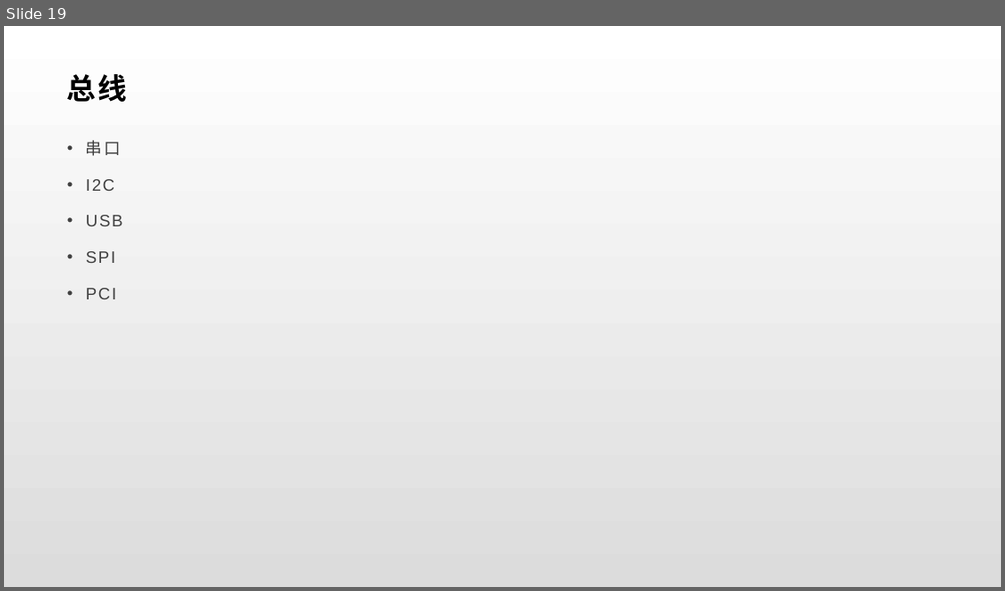
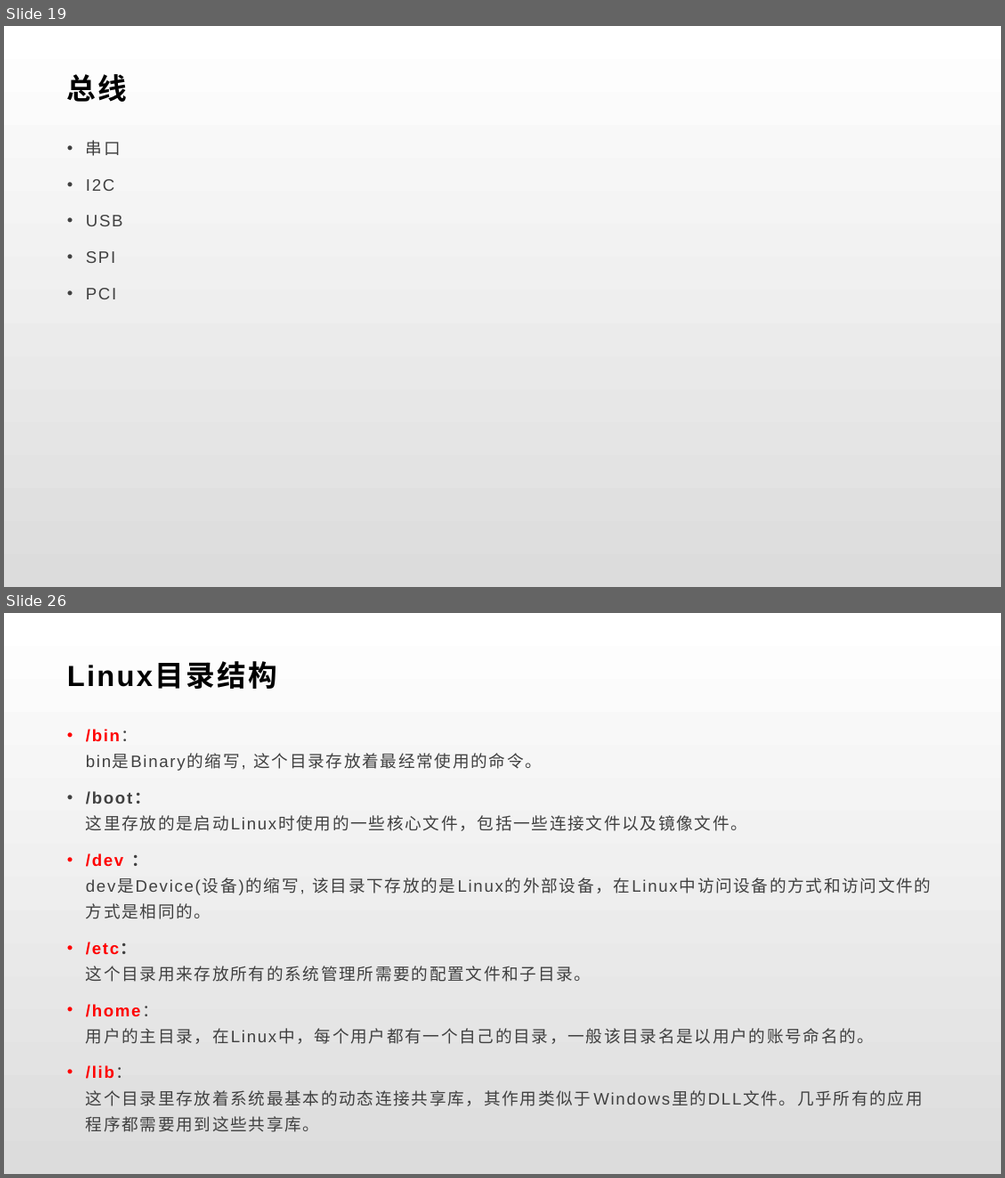
Before and after one commit to BrillianceRen/HanHua, a slide deck: brilliance/嵌入式.pptx. Shown one above the other, each under a label of ours: slide 19 before the commit, slides 19 and 26 after it; the slides between them are not shown. The pictures are 1005x591 and 1005x1178 pixels, drawn with LibreOffice and Linux fonts; fonts in the diff are those of the drawing. Boxes give left, top, right and bottom in pixels: in the first picture for what was removed or moved away, otherwise in the second. Text is boxed around its words. In the diff, an @@ line names an element or a change of style, - is before the commit and + after.

```diff
--- a/brilliance/嵌入式.pptx
+++ b/brilliance/嵌入式.pptx
@@ slide 26 added at [4, 613, 1001, 1174], background gradient #FFFFFF to #DCDCDC @@
@@ title added at [67, 663, 277, 689], 28 pt, text #000000, bold @@
+Linux目录结构
@@ text added at [86, 729, 922, 1132], 16 pt, text #404040 @@
+• /bin：
+  bin是Binary的缩写, 这个目录存放着最经常使用的命令。
+• /boot：
+  这里存放的是启动Linux时使用的一些核心文件，包括一些连接文件以及镜像文件。
+• /dev ：
+  dev是Device(设备)的缩写, 该目录下存放的是Linux的外部设备，在Linux中访问设备的方式和访问文件的方式是相同的。
+• /etc：
+  这个目录用来存放所有的系统管理所需要的配置文件和子目录。
+• /home：
+  用户的主目录，在Linux中，每个用户都有一个自己的目录，一般该目录名是以用户的账号命名的。
+• /lib：
+  这个目录里存放着系统最基本的动态连接共享库，其作用类似于Windows里的DLL文件。几乎所有的应用程序都需要用到这些共享库。
```
Also in this commit, not shown: 17 other slides added, 18 other files.
